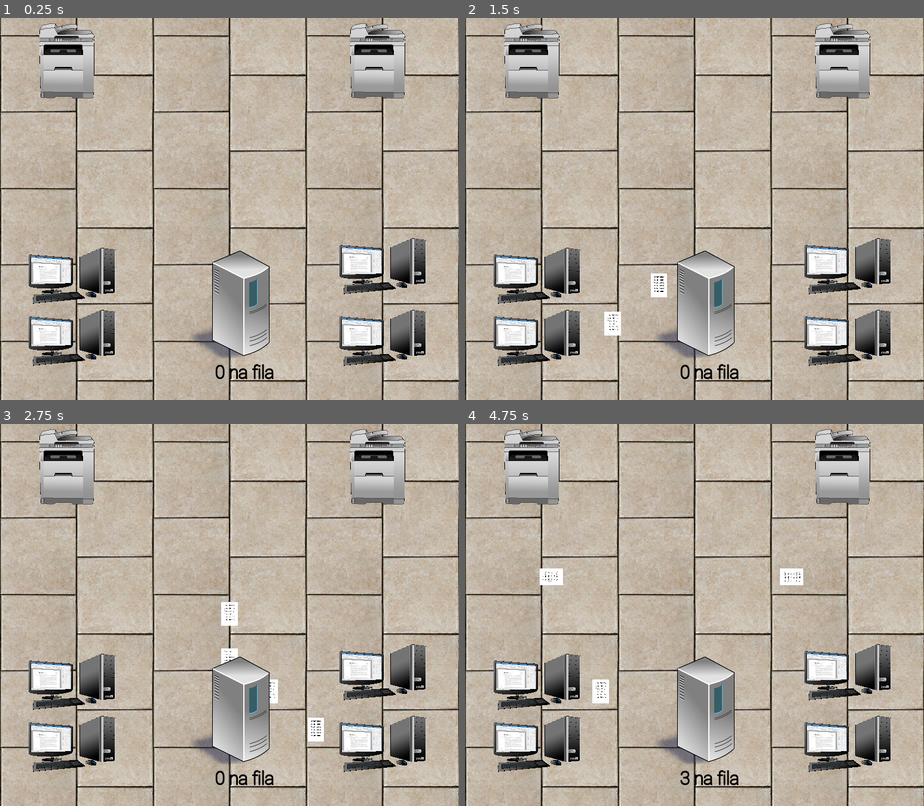
Above: before the commit, frames 1-4 (two rows, left to right).
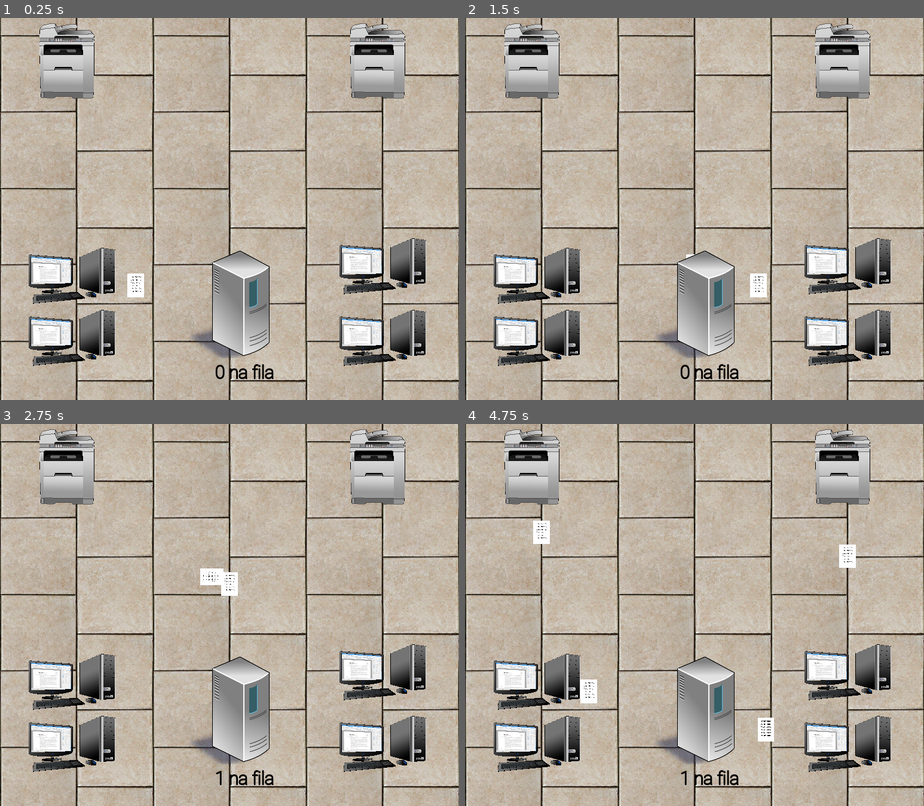
Above: after the commit, the same moments.

Repository: JesuanPeres/printers_simulation
Game: Godot game, scene res://scenes/Simulacao.tscn
Same seed, same stepped clock (60 frames per second), same inputs: the game is played once before the commit and once after it.
Inputs:
- Up to frame 1 (0.25 s): no input
- Up to frame 2 (1.5 s): no input
- Up to frame 3 (2.75 s): no input
- Up to frame 4 (4.75 s): no input

The runs differ from the first frame. In frame 1, 0.2% of the frame differs, in the area x 27-32%, y 66-74%; in frame 2, 0.7%; in frame 3, 1.2%; in frame 4, 1.5%, in the area x 14-86%, y 25-95%.

Commit message:
Tempos de execução

Diff:
--- a/scripts/Simulacao.gd
+++ b/scripts/Simulacao.gd
@@ -6,34 +6,50 @@
 signal print_computer3
 signal print_computer4
 
-const TIME_PERIOD = 0.5
-var time = 0
+#const TIME_PERIOD = 0.5
+var time = 0.0
 var processos = 0
+
+var exponential = 2.718281828
+var lambda = 23
+var k = 15
+var num_processos = 0
+
+var ic = 0.0
+var ta = 0.0
+var tc = 0.0
+
+var contador_ic = 0.0
+var contador_ta = 0.0
+var contador_tc = 0.0
 
 func _ready():
 	set_process(true)
 
 func _process(delta):
 	time += delta
-	if processos <= 136:
-		var probabilidade = poisson()
+	if processos <= 136 and time >= contador_ic*60:
 		var random = rand()
-		if probabilidade > random[1] and time > TIME_PERIOD:
-			processos += 1
-			time = 0
-			var a =  rng.randi_range(1, 4)
+		ic = calcula_ic(random[1]) #Tempo entre geração dos arquivos
+		ta = calcula_ta(random[1]) #Tempo entre o servidor e a impressora
+		tc = calcula_tc() 		   #Tempo entre o pc e o servidor
+		contador_ic += ic
+		contador_ta += ta
+		contador_tc += tc
+		processos += 1
+		var a =  rng.randi_range(1, 4)
 
-			if a == 1:
-				emit_signal("print_computer1")
+		if a == 1:
+			emit_signal("print_computer1")
 
-			if a == 2:
-				emit_signal("print_computer2")
+		if a == 2:
+			emit_signal("print_computer2")
 
-			if a == 3:
-				emit_signal("print_computer3")
+		if a == 3:
+			emit_signal("print_computer3")
 
-			if a == 4:
-				emit_signal("print_computer4")
+		if a == 4:
+			emit_signal("print_computer4")
 
 func rand():
 	var a = 16807
@@ -55,24 +71,11 @@
 func division(num1: float, num2: float) -> float:
 	return num1/num2
 
-func poisson():
-	var k = 15
-	var landa = 135/6
-	var exponential = 2.718281828
-	var numerator
-	var denominator
-	var exponentialPower = pow(exponential, -landa)
-	var landaPowerK = pow(landa, k)
-	numerator = exponentialPower * landaPowerK
-	denominator = fact(k)
+func calcula_ic(num_rand):
+	return -(log(1-num_rand)/log(exponential))/lambda
 
-	if k > 40:
-		return 0
-	else:
-		return (numerator / denominator)
+func calcula_ta(num_rand):
+	return -(log(1-num_rand)/log(exponential))/k
 
-
-func fact(x):
-	if(x==0):
-		return 1
-	return x * fact(x-1)
+func calcula_tc():
+	return ic + contador_tc
